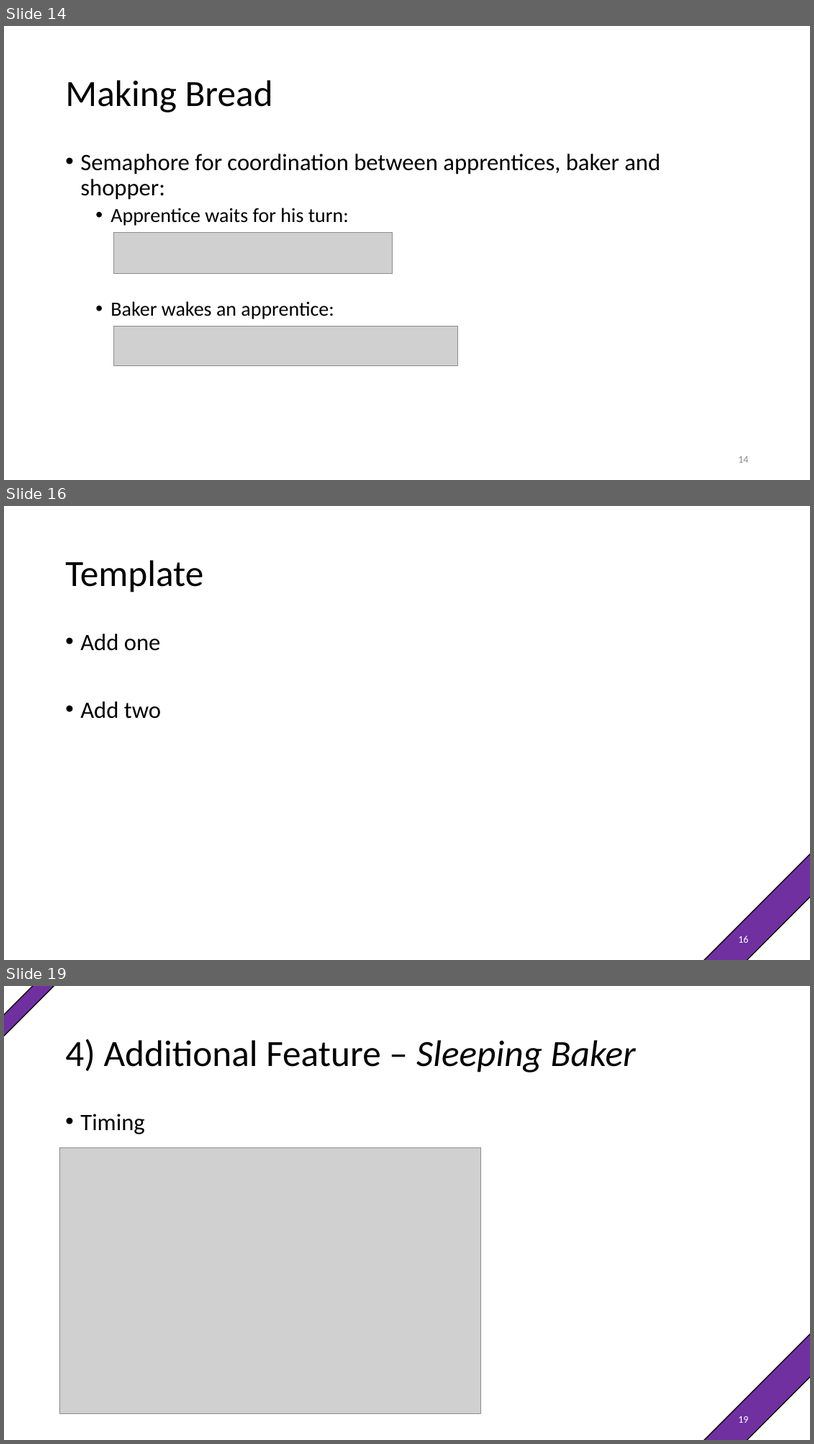
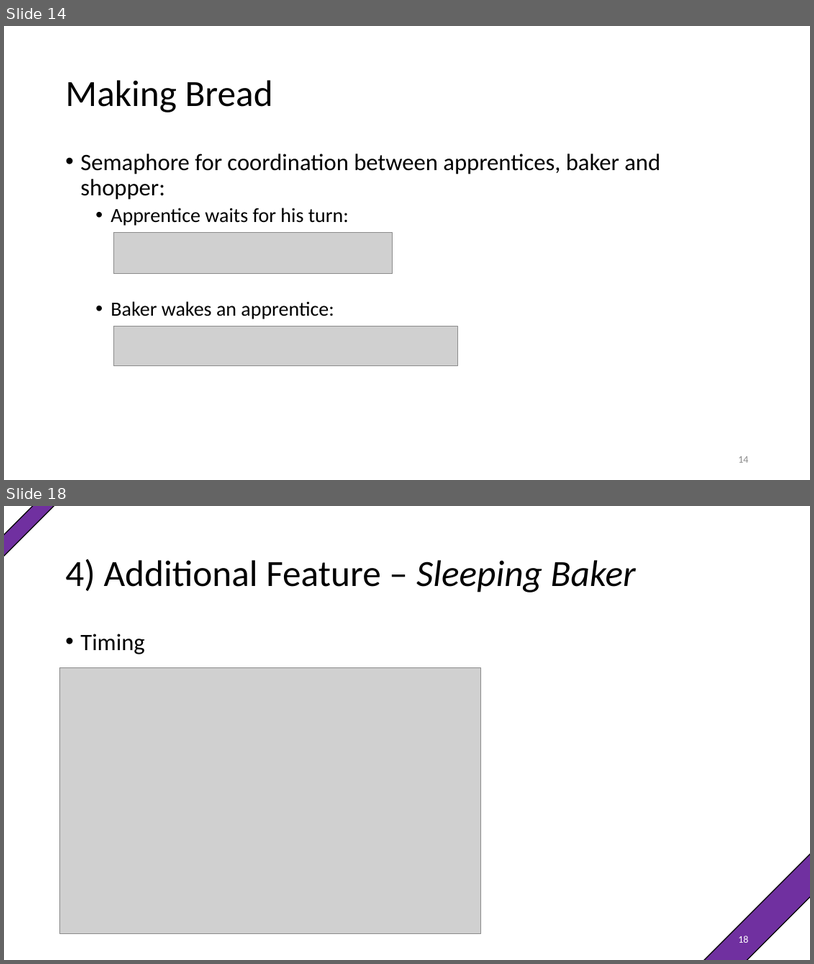
Before and after one commit to xHascox/Bakery, a slide deck: Presentation/Presentation Group 1_OS_Unifr.pptx. Shown one above the other, each under a label of ours: slides 14, 16 and 19 before the commit, slides 14 and 18 after it; the slides between them are not shown. The pictures are 814x1444 and 814x964 pixels, drawn with LibreOffice and Linux fonts; fonts in the diff are those of the drawing; grey boxes stand for pictures. Boxes give left, top, right and bottom in pixels: in the first picture for what was removed or moved away, otherwise in the second. Text is boxed around its words. In the diff, an @@ line names an element or a change of style, - is before the commit and + after.

```diff
--- a/Presentation/Presentation Group 1_OS_Unifr.pptx
+++ b/Presentation/Presentation Group 1_OS_Unifr.pptx
@@ slide 16 removed at bbox=[4, 506, 810, 960], background #FFFFFF @@
@@ title removed at bbox=[65, 560, 203, 592] @@
-Template
@@ text removed at bbox=[80, 633, 161, 718] @@
-• Add one
-• Add two
@@ rectangle removed at bbox=[679, 835, 810, 960] @@
@@ page number removed at bbox=[738, 935, 748, 942] @@
-16
@@ what was slide 19 is now slide 18 @@
@@ page number at bbox=[738, 935, 748, 942]: text changed @@
-19
+18
```
Also in this commit, not shown: 1 slide changed, 2 slides added, 2 other slides removed.
